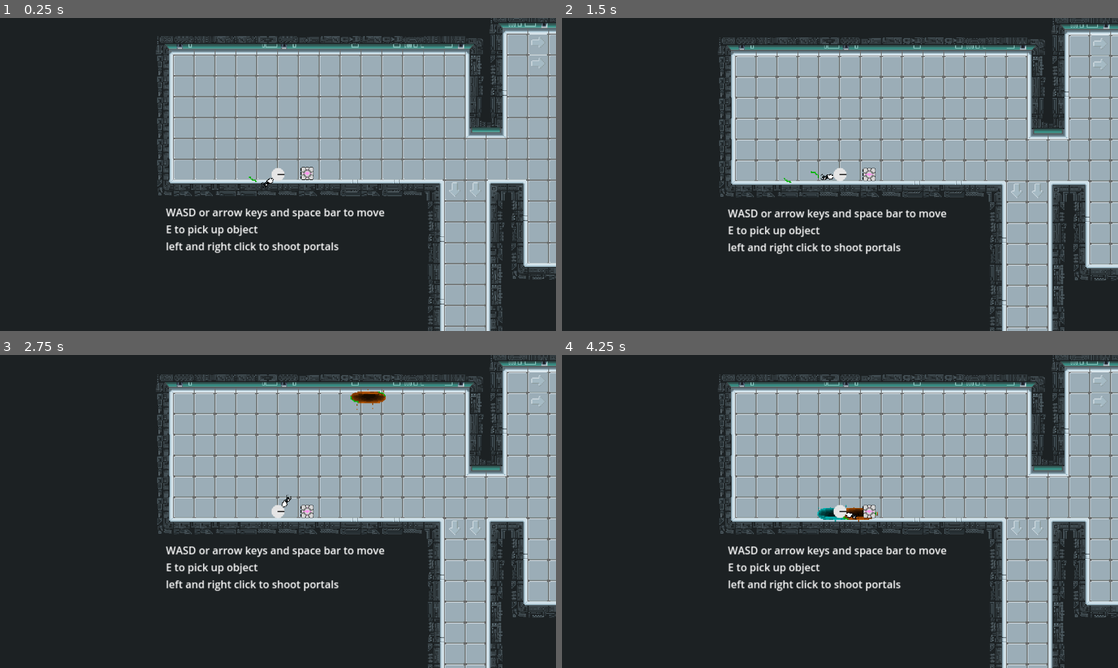
Above: before the commit, frames 1-4 (two rows, left to right).
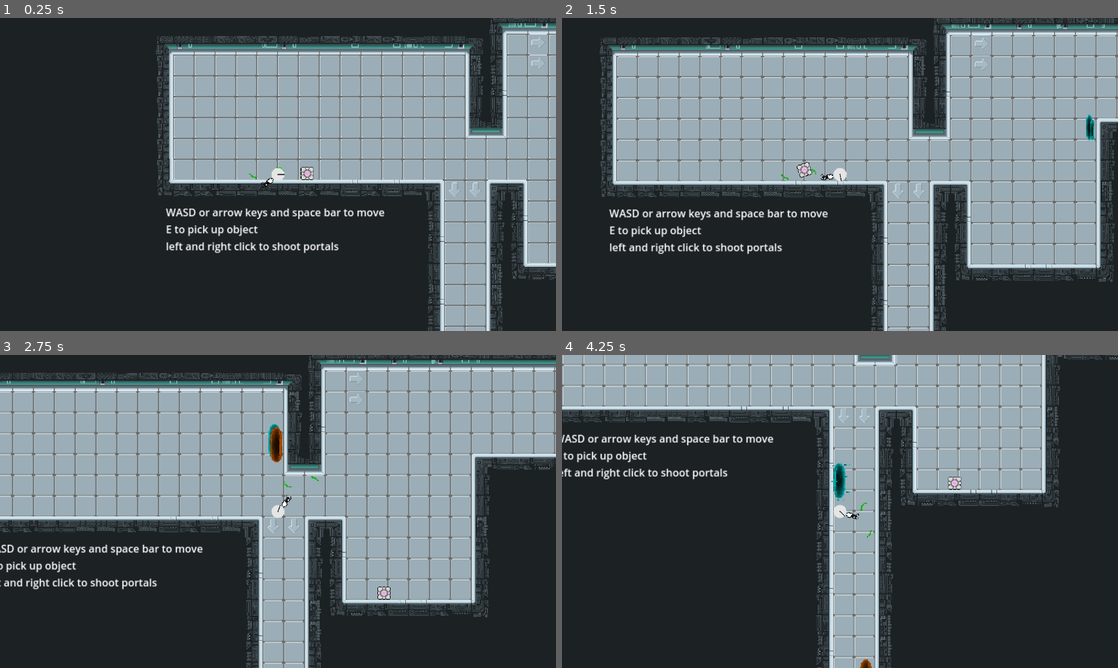
Above: after the commit, the same moments.

Repository: dplattesc/Portal2D-dplatt
Game: Godot game, scene res://level0.tscn
Two runs of this game, one before a commit and one after it. Both use one fixed random seed, a clock stepped at 60 frames per second and the inputs below.
Inputs (mouse positions are in pixels of both pictures, inside the frame that each line leads up to):
- Up to frame 1 (0.25 s): no input
- Up to frame 2 (1.5 s): move the mouse to (962, 158) at 0.52 s; press the mouse at (962, 158) at 0.53 s; hold D (move_right) 0.53-1.28 s; tap W (jump) at 0.77 s; tap E (pick_up) at 0.8, 1.35 s; move the mouse to (728, 190) at 1.27 s; release the mouse at (728, 190) at 1.28 s; hold Left (move_left) from 1.28 s (still down)
- Up to frame 3 (2.75 s): tap W (jump) at 1.52 s; right-click (166, 527) at 1.55 s; move the mouse to (333, 442) at 2.02 s; release Left (move_left) at 2.03 s; hold D (move_right) from 2.03 s (still down); hold Right mouse button (right_click) from 2.03 s (still down); click (333, 442) at 2.3 s
- Up to frame 4 (4.25 s): move the mouse to (812, 574) at 2.77 s; release Right mouse button (right_click) at 2.78 s; click (812, 574) at 2.85 s; tap W (jump) at 3.02, 3.77 s; tap E (pick_up) at 3.05 s; move the mouse to (1006, 558) at 3.52 s; release D (move_right) at 3.53 s; hold Left (move_left) from 3.53 s (still down); hold E (pick_up) from 3.53 s (still down); right-click (1006, 558) at 3.8 s

The runs differ from the first frame. In frame 1, less than 0.1% of the frame differs, in the area x 44-52%, y 47-53%; in frame 2, 38%; in frame 3, 52%, in the area x 0-100%, y 0-100%; in frame 4, 51%.
Error before the commit: Parse Error: Unexpected "Indent" in class body. (res://object.gd:2)

Commit message:
version 8: animated portals + calm down the debugger
created smooth open and close animations by duplicating portal sprite while they play.

also fixed a bunch of non fatal bug complaints from the debugger

Diff:
--- a/Portal 2D/button.gd
+++ b/Portal 2D/button.gd
@@ -8,7 +8,7 @@
 	pass # Replace with function body.
 
 
-func _process(delta):
+func _process(_delta):
 	if "RigidBody2D" in str(get_colliding_bodies()):
 		$AnimatedSprite2D.play("pressed")
 	else:
--- a/Portal 2D/character.gd
+++ b/Portal 2D/character.gd
@@ -58,7 +58,7 @@
 	var ray_end = objectPickedUp.position + direction * 40
 	var space_state = get_world_2d().direct_space_state
 	var objectQuery = PhysicsRayQueryParameters2D.create(ray_start, ray_end)
-	var objectCollision = get_world_2d().direct_space_state.intersect_ray(objectQuery)
+	var objectCollision = space_state.intersect_ray(objectQuery)
 	if "TileMap" in str(objectCollision):
 		return false
 	else:
--- a/Portal 2D/object.gd
+++ b/Portal 2D/object.gd
@@ -1,6 +1,5 @@
 extends RigidBody2D
 var canTeleport = true
-	contact_monitor = true
 
 func lockTeleport():
 	canTeleport = false
--- a/Portal 2D/portal.tscn
+++ b/Portal 2D/portal.tscn
@@ -1,11 +1,64 @@
-[gd_scene load_steps=22 format=3 uid="uid://bast1x61rd14a"]
+[gd_scene load_steps=49 format=3 uid="uid://7lmsn8p1e7gl"]
 
 [ext_resource type="Script" path="res://portal.gd" id="1_l8fn3"]
 [ext_resource type="Texture2D" uid="uid://wioavly886nx" path="res://textures/portal3_atlas.png" id="2_pfabm"]
+[ext_resource type="Script" path="res://portalSprite.gd" id="3_8kc1t"]
 
 [sub_resource type="RectangleShape2D" id="RectangleShape2D_5u3m6"]
 size = Vector2(20, 29.3478)
 
+[sub_resource type="AtlasTexture" id="AtlasTexture_7uqje"]
+atlas = ExtResource("2_pfabm")
+region = Rect2(1088, 576, 64, 64)
+
+[sub_resource type="AtlasTexture" id="AtlasTexture_xcujw"]
+atlas = ExtResource("2_pfabm")
+region = Rect2(1152, 576, 64, 64)
+
+[sub_resource type="AtlasTexture" id="AtlasTexture_6ykhn"]
+atlas = ExtResource("2_pfabm")
+region = Rect2(1216, 576, 64, 64)
+
+[sub_resource type="AtlasTexture" id="AtlasTexture_0bwbi"]
+atlas = ExtResource("2_pfabm")
+region = Rect2(1280, 576, 64, 64)
+
+[sub_resource type="AtlasTexture" id="AtlasTexture_j6jbt"]
+atlas = ExtResource("2_pfabm")
+region = Rect2(1344, 576, 64, 64)
+
+[sub_resource type="AtlasTexture" id="AtlasTexture_weaci"]
+atlas = ExtResource("2_pfabm")
+region = Rect2(1408, 576, 64, 64)
+
+[sub_resource type="AtlasTexture" id="AtlasTexture_bwf25"]
+atlas = ExtResource("2_pfabm")
+region = Rect2(1472, 576, 64, 64)
+
+[sub_resource type="AtlasTexture" id="AtlasTexture_o8v2c"]
+atlas = ExtResource("2_pfabm")
+region = Rect2(1536, 576, 64, 64)
+
+[sub_resource type="AtlasTexture" id="AtlasTexture_q6bm1"]
+atlas = ExtResource("2_pfabm")
+region = Rect2(1600, 576, 64, 64)
+
+[sub_resource type="AtlasTexture" id="AtlasTexture_e38fc"]
+atlas = ExtResource("2_pfabm")
+region = Rect2(1664, 576, 64, 64)
+
+[sub_resource type="AtlasTexture" id="AtlasTexture_5pc8h"]
+atlas = ExtResource("2_pfabm")
+region = Rect2(1728, 576, 64, 64)
+
+[sub_resource type="AtlasTexture" id="AtlasTexture_c0f0c"]
+atlas = ExtResource("2_pfabm")
+region = Rect2(1792, 576, 64, 64)
+
+[sub_resource type="AtlasTexture" id="AtlasTexture_nsvl7"]
+atlas = ExtResource("2_pfabm")
+region = Rect2(1856, 576, 64, 64)
+
 [sub_resource type="AtlasTexture" id="AtlasTexture_rnmjy"]
 atlas = ExtResource("2_pfabm")
 region = Rect2(0, 576, 64, 64)
@@ -73,9 +126,105 @@
 [sub_resource type="AtlasTexture" id="AtlasTexture_01a81"]
 atlas = ExtResource("2_pfabm")
 region = Rect2(1024, 576, 64, 64)
+
+[sub_resource type="AtlasTexture" id="AtlasTexture_8we58"]
+atlas = ExtResource("2_pfabm")
+region = Rect2(1920, 576, 64, 64)
+
+[sub_resource type="AtlasTexture" id="AtlasTexture_ypgln"]
+atlas = ExtResource("2_pfabm")
+region = Rect2(1984, 576, 64, 64)
+
+[sub_resource type="AtlasTexture" id="AtlasTexture_8yxpv"]
+atlas = ExtResource("2_pfabm")
+region = Rect2(2048, 576, 64, 64)
+
+[sub_resource type="AtlasTexture" id="AtlasTexture_u3kv6"]
+atlas = ExtResource("2_pfabm")
+region = Rect2(2112, 576, 64, 64)
+
+[sub_resource type="AtlasTexture" id="AtlasTexture_3msbw"]
+atlas = ExtResource("2_pfabm")
+region = Rect2(2176, 576, 64, 64)
+
+[sub_resource type="AtlasTexture" id="AtlasTexture_tqbye"]
+atlas = ExtResource("2_pfabm")
+region = Rect2(2240, 576, 64, 64)
+
+[sub_resource type="AtlasTexture" id="AtlasTexture_s2eup"]
+atlas = ExtResource("2_pfabm")
+region = Rect2(2304, 576, 64, 64)
+
+[sub_resource type="AtlasTexture" id="AtlasTexture_q526r"]
+atlas = ExtResource("2_pfabm")
+region = Rect2(2368, 576, 64, 64)
+
+[sub_resource type="AtlasTexture" id="AtlasTexture_jhxk0"]
+atlas = ExtResource("2_pfabm")
+region = Rect2(2432, 576, 64, 64)
+
+[sub_resource type="AtlasTexture" id="AtlasTexture_dqpb0"]
+atlas = ExtResource("2_pfabm")
+region = Rect2(2496, 576, 64, 64)
+
+[sub_resource type="AtlasTexture" id="AtlasTexture_k1a5w"]
+atlas = ExtResource("2_pfabm")
+region = Rect2(2560, 576, 64, 64)
+
+[sub_resource type="AtlasTexture" id="AtlasTexture_ct1lx"]
+atlas = ExtResource("2_pfabm")
+region = Rect2(2624, 576, 64, 64)
+
+[sub_resource type="AtlasTexture" id="AtlasTexture_f6jrc"]
+atlas = ExtResource("2_pfabm")
+region = Rect2(2688, 576, 64, 64)
 
 [sub_resource type="SpriteFrames" id="SpriteFrames_ty0ov"]
 animations = [{
+"frames": [{
+"duration": 1.0,
+"texture": SubResource("AtlasTexture_7uqje")
+}, {
+"duration": 1.0,
+"texture": SubResource("AtlasTexture_xcujw")
+}, {
+"duration": 1.0,
+"texture": SubResource("AtlasTexture_6ykhn")
+}, {
+"duration": 1.0,
+"texture": SubResource("AtlasTexture_0bwbi")
+}, {
+"duration": 1.0,
+"texture": SubResource("AtlasTexture_j6jbt")
+}, {
+"duration": 1.0,
+"texture": SubResource("AtlasTexture_weaci")
+}, {
+"duration": 1.0,
+"texture": SubResource("AtlasTexture_bwf25")
+}, {
+"duration": 1.0,
+"texture": SubResource("AtlasTexture_o8v2c")
+}, {
+"duration": 1.0,
+"texture": SubResource("AtlasTexture_q6bm1")
+}, {
+"duration": 1.0,
+"texture": SubResource("AtlasTexture_e38fc")
+}, {
+"duration": 1.0,
+"texture": SubResource("AtlasTexture_5pc8h")
+}, {
+"duration": 1.0,
+"texture": SubResource("AtlasTexture_c0f0c")
+}, {
+"duration": 1.0,
+"texture": SubResource("AtlasTexture_nsvl7")
+}],
+"loop": false,
+"name": &"close",
+"speed": 30.0
+}, {
 "frames": [{
 "duration": 1.0,
 "texture": SubResource("AtlasTexture_rnmjy")
@@ -130,7 +279,51 @@
 }],
 "loop": true,
 "name": &"default",
-"speed": 5.0
+"speed": 10.0
+}, {
+"frames": [{
+"duration": 1.0,
+"texture": SubResource("AtlasTexture_8we58")
+}, {
+"duration": 1.0,
+"texture": SubResource("AtlasTexture_ypgln")
+}, {
+"duration": 1.0,
+"texture": SubResource("AtlasTexture_8yxpv")
+}, {
+"duration": 1.0,
+"texture": SubResource("AtlasTexture_u3kv6")
+}, {
+"duration": 1.0,
+"texture": SubResource("AtlasTexture_3msbw")
+}, {
+"duration": 1.0,
+"texture": SubResource("AtlasTexture_tqbye")
+}, {
+"duration": 1.0,
+"texture": SubResource("AtlasTexture_s2eup")
+}, {
+"duration": 1.0,
+"texture": SubResource("AtlasTexture_q526r")
+}, {
+"duration": 1.0,
+"texture": SubResource("AtlasTexture_jhxk0")
+}, {
+"duration": 1.0,
+"texture": SubResource("AtlasTexture_dqpb0")
+}, {
+"duration": 1.0,
+"texture": SubResource("AtlasTexture_k1a5w")
+}, {
+"duration": 1.0,
+"texture": SubResource("AtlasTexture_ct1lx")
+}, {
+"duration": 1.0,
+"texture": SubResource("AtlasTexture_f6jrc")
+}],
+"loop": false,
+"name": &"open",
+"speed": 30.0
 }]
 
 [node name="portal" type="Area2D" groups=["portal"]]
@@ -144,10 +337,12 @@
 [node name="point" type="Marker2D" parent="."]
 position = Vector2(10, 0)
 
-[node name="AnimatedSprite2D" type="AnimatedSprite2D" parent="."]
+[node name="portalSprite" type="AnimatedSprite2D" parent="."]
 texture_filter = 1
 rotation = 1.5708
 scale = Vector2(1.5, 1.5)
 sprite_frames = SubResource("SpriteFrames_ty0ov")
 autoplay = "default"
-frame_progress = 0.710854
+script = ExtResource("3_8kc1t")
+
+[connection signal="animation_finished" from="portalSprite" to="portalSprite" method="_on_animation_finished"]
--- /dev/null
+++ b/Portal 2D/portalSprite.gd
@@ -0,0 +1,11 @@
+extends AnimatedSprite2D
+
+var previousAnimation = ""
+
+
+func _on_animation_finished():
+	if animation == "open":
+		play("default")
+	elif animation == "close":
+		queue_free()
+	pass # Replace with function body.
--- a/Portal 2D/portalghost.tscn
+++ b/Portal 2D/portalghost.tscn
@@ -20,3 +20,6 @@
 scale = Vector2(1, 1.84)
 shape = SubResource("RectangleShape2D_jkrih")
 debug_color = Color(1, 1, 1, 0.419608)
+
+[node name="point" type="Marker2D" parent="."]
+position = Vector2(10, 0)
--- a/Portal 2D/portalgun.gd
+++ b/Portal 2D/portalgun.gd
@@ -2,12 +2,12 @@
 
 # Called when the node enters the scene tree for the first time.
 func _ready():
-	var character = get_parent().get_node("character")
+	#var character = get_parent().get_node("character")
 	pass # Replace with function body.
 
 
 # Called every frame. 'delta' is the elapsed time since the previous frame.
-func _process(delta):
+func _process(_delta):
 	var target_position = get_global_mouse_position()
 	var direction = (target_position - get_parent().get_node("character").position).normalized()
 	var angle = direction.angle()
--- a/Portal 2D/portalgunraycast.gd
+++ b/Portal 2D/portalgunraycast.gd
@@ -10,26 +10,42 @@
 
 
 # Called every frame. 'delta' is the elapsed time since the previous frame.
-func _process(delta):
+func _process(_delta):
 	var bluePortal=get_parent().get_parent().get_node("portal")
 	var orangePortal=get_parent().get_parent().get_node("portal2")
 	var ghostPortal=get_parent().get_parent().get_node("portalghost")
-	ghostPortal.position=get_collision_point()+Vector2(5,-5.5) +(get_collision_normal()*5)
+	ghostPortal.position=get_collision_point()+Vector2(5,-5.5) +(get_collision_normal()*10)
 	var ghostPortalNormal = get_collision_normal()
 	var ghostPortalAngle = atan2(ghostPortalNormal.y, ghostPortalNormal.x)
 	ghostPortal.rotation = ghostPortalAngle
 	if Input.is_action_pressed("left_click") and blueTimer >= 20:
-		bluePortal.position = get_collision_point()+Vector2(5,-5.5)+(get_collision_normal()*5)
+		closePortal(bluePortal)
+		bluePortal.position = get_collision_point()+Vector2(5,-5.5)+(get_collision_normal()*10)
 		var bluePortalNormal = get_collision_normal()
 		var bluePortalAngle = atan2(bluePortalNormal.y, bluePortalNormal.x)
 		bluePortal.rotation = bluePortalAngle
+		openPortal(bluePortal)
 		blueTimer = 0
 	elif Input.is_action_pressed("right_click") and orangeTimer >= 20:
-		orangePortal.position= get_collision_point()+Vector2(5,-5.5)+(get_collision_normal()*5)
+		closePortal(orangePortal)
+		orangePortal.position= get_collision_point()+Vector2(5,-5.5)+(get_collision_normal()*10)
 		var orangePortalNormal = get_collision_normal()
 		var orangePortalAngle = atan2(orangePortalNormal.y, orangePortalNormal.x)
 		orangePortal.rotation = orangePortalAngle
+		openPortal(orangePortal)
 		orangeTimer = 0
 	blueTimer = blueTimer + 1
 	orangeTimer = orangeTimer + 1
 	pass
+
+func openPortal(portal):
+	var PortalAnimation = portal.get_node("portalSprite")
+	PortalAnimation.play("open")
+
+func closePortal(portal):
+	var portalSpriteDupe = portal.get_node("portalSprite").duplicate()
+	get_tree().get_root().add_child(portalSpriteDupe)
+	portalSpriteDupe.modulate = portal.modulate
+	portalSpriteDupe.position = portal.position-Vector2(5,-5.5)
+	portalSpriteDupe.rotation = portal.rotation+deg_to_rad(90)
+	portalSpriteDupe.play("close")
Not shown: 1 places in Portal 2D/level0.tscn that only renumber resources
